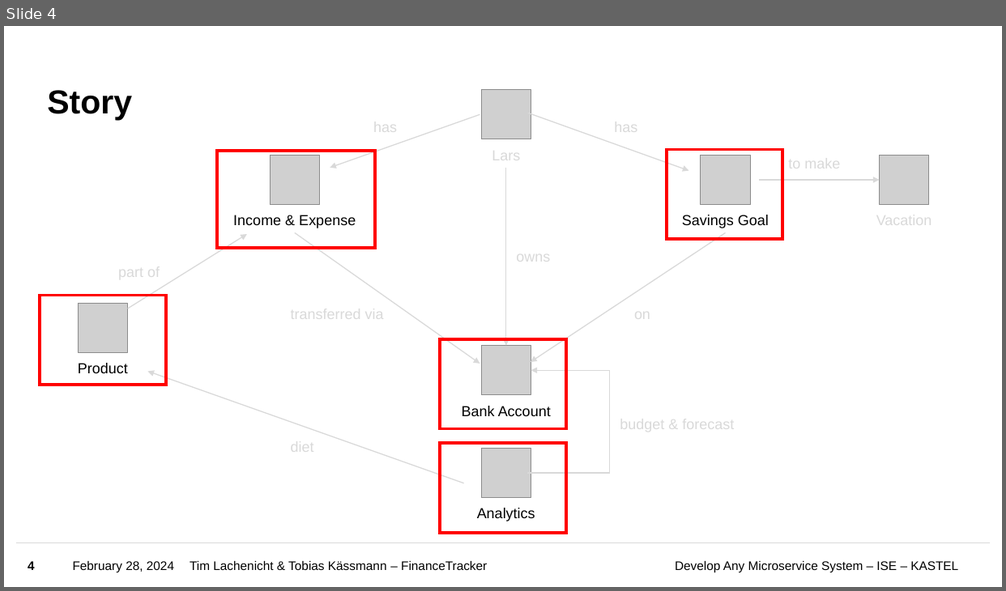
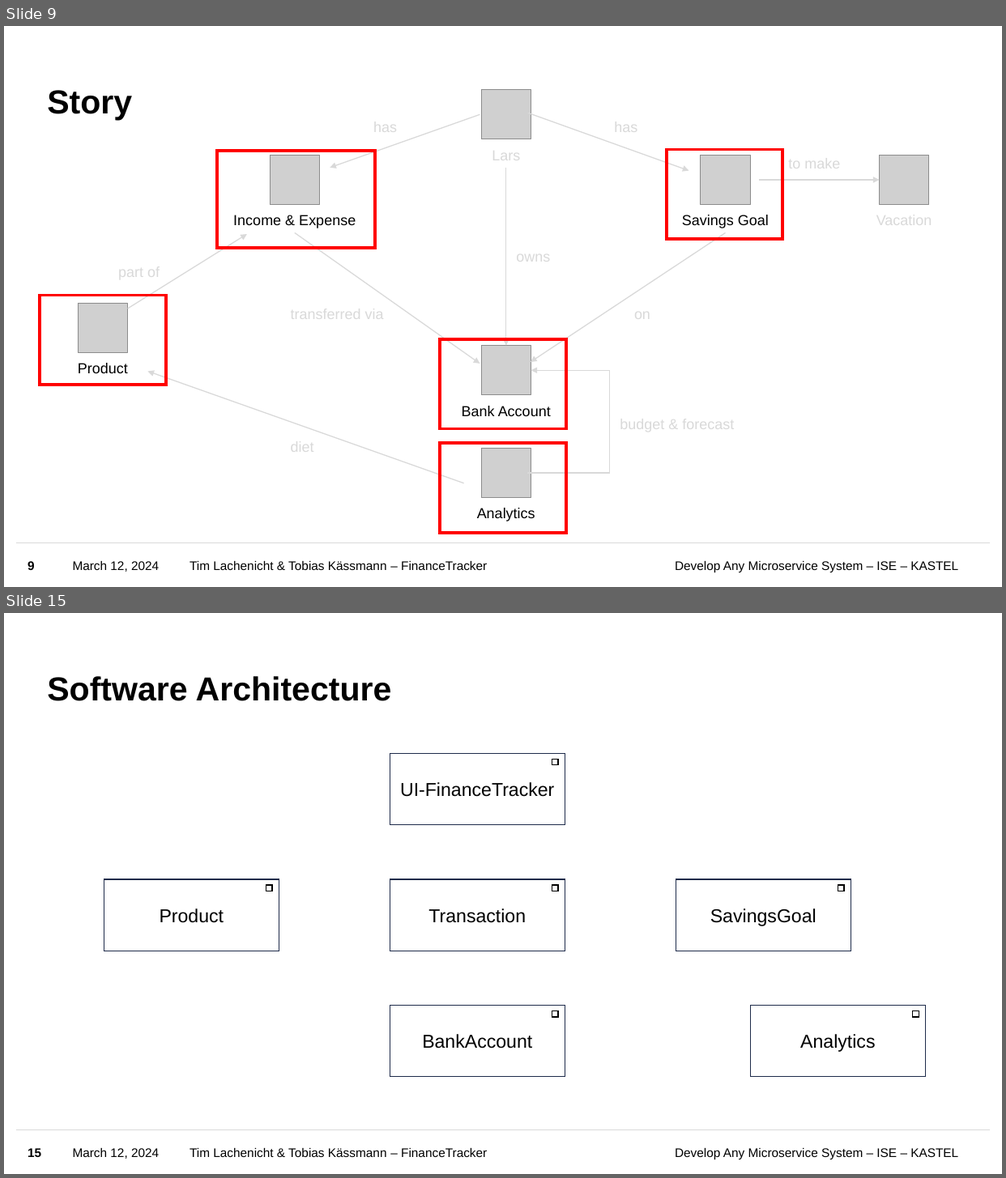
Before and after one commit to Uinyw/financetracker, a slide deck: Slides.pptx. Shown one above the other, each under a label of ours: slide 4 before the commit, slides 9 and 15 after it; the slides between them are not shown. The pictures are 1006x591 and 1006x1178 pixels, drawn with LibreOffice and Linux fonts; fonts in the diff are those of the drawing; grey boxes stand for pictures; background and template pictures are left out. Boxes give left, top, right and bottom in pixels: in the first picture for what was removed or moved away, otherwise in the second. Text is boxed around its words. In the diff, an @@ line names an element or a change of style, - is before the commit and + after.

```diff
--- a/Slides.pptx
+++ b/Slides.pptx
@@ slide 15 added at [4,613,1002,1174], background #FFFFFF; not listed: 3 template elements that a slide beside it also shows @@
@@ title added at [47,676,392,701], 32 pt, text #000000, bold @@
+Software Architecture
@@ rectangle added at [390,754,565,825], outline #1F2C4B 1 pt, 18 pt, text #000000 @@
+UI-FinanceTracker
@@ rectangle added at [552,760,558,766], outline #000000 1 pt @@
@@ rectangle added at [104,879,279,952], outline #1F2C4B 1 pt, 18 pt, text #000000 @@
+Product
@@ rectangle added at [390,879,565,952], outline #1F2C4B 1 pt, 18 pt, text #000000 @@
+Transaction
@@ rectangle added at [675,879,850,952], outline #1F2C4B 1 pt, 18 pt, text #000000 @@
+SavingsGoal
@@ rectangle added at [266,885,272,892], outline #000000 1 pt @@
@@ rectangle added at [552,885,558,892], outline #000000 1 pt @@
@@ rectangle added at [838,885,844,892], outline #000000 1 pt @@
@@ rectangle added at [390,1006,565,1078], outline #1F2C4B 1 pt, 18 pt, text #000000 @@
+BankAccount
@@ rectangle added at [552,1012,558,1017], outline #000000 1 pt @@
@@ rectangle added at [750,1006,926,1078], outline #1F2C4B 1 pt, 18 pt, text #000000 @@
+Analytics
@@ rectangle added at [913,1012,918,1017], outline #000000 1 pt @@
@@ page number added at [27,1148,41,1157], 12 pt, text #000000, bold @@
+15
@@ text added at [73,1148,159,1159], 12 pt, text #000000 @@
+March 12, 2024
@@ what was slide 4 is now slide 9 @@
@@ slide 9 changed as well @@
@@ page number at [27,561,35,570]: text changed @@
-4
+9
@@ text at [73,561,159,572]: text changed @@
-February 28, 2024
+March 12, 2024
```
Also in this commit, not shown: 10 other slides changed, 21 other slides added, 9 slides removed.
